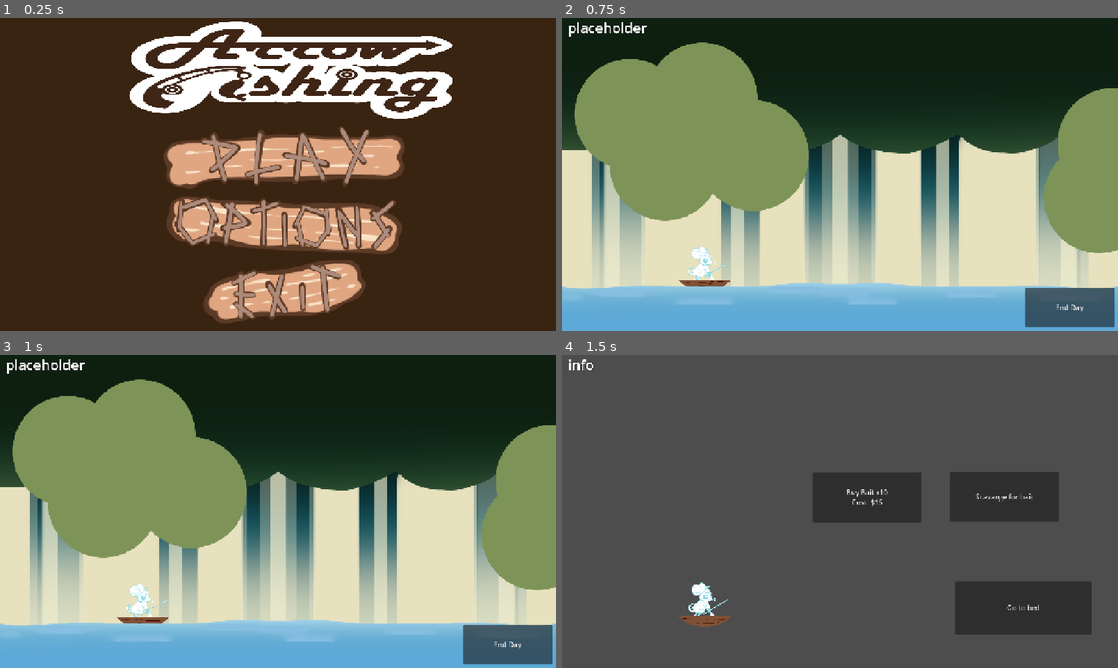
Above: before the commit, frames 1-4 (two rows, left to right).
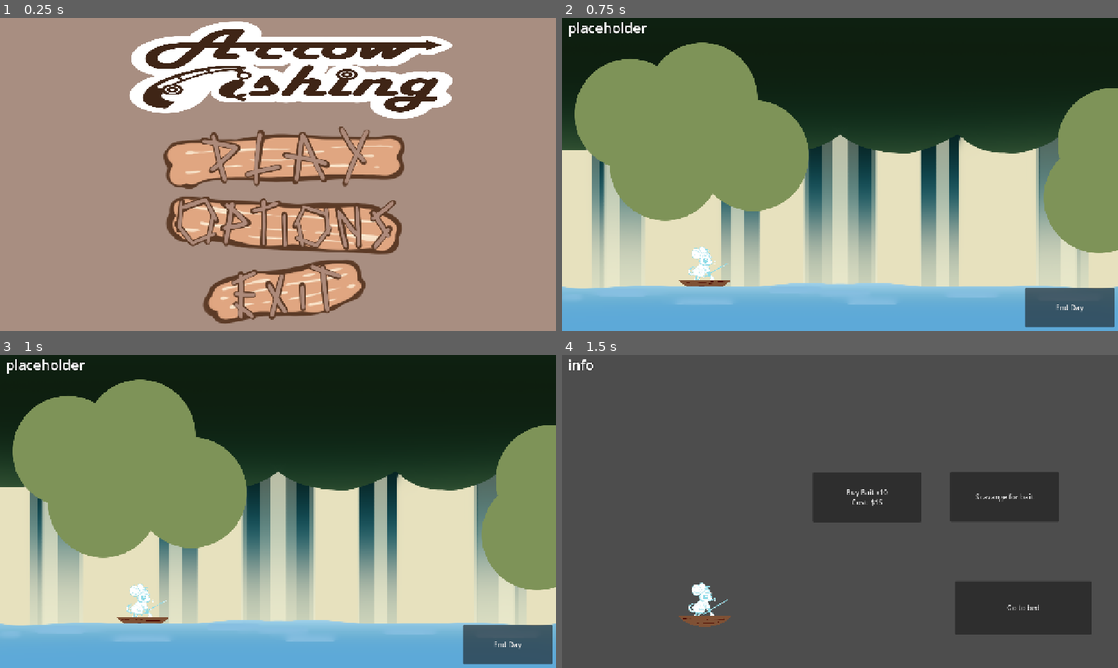
Above: after the commit, the same moments.

Repository: Meoah/Team-Awesome
Game: Godot game, scene res://scenes/default.tscn
Two runs of this game, one before a commit and one after it. Both use one fixed random seed, a clock stepped at 60 frames per second and the inputs below.
Inputs (mouse positions are in pixels of both pictures, inside the frame that each line leads up to):
- Up to frame 1 (0.25 s): no input
- Up to frame 2 (0.75 s): click (845, 158) at 0.5 s
- Up to frame 3 (1 s): no input
- Up to frame 4 (1.5 s): click "End Day" at 1.25 s

The runs differ from the first frame. In frame 1, 72% of the frame differs, in the area x 0-100%, y 0-100%; in frame 2, nothing differs; in frame 3, nothing differs; in frame 4, nothing differs.
Error in both runs: Invalid call. Nonexistent function 'get_bait_inventory' in base 'Node (PlayerData)'. (res://scripts/game/daytime_main.gd:85)

Commit message:
More inventory items

Diff:
--- a/scenes/game/main_menu.tscn
+++ b/scenes/game/main_menu.tscn
@@ -14,13 +14,14 @@
 [ext_resource type="Texture2D" uid="uid://2wer6ur45n82" path="res://assets/textures/ui/MusicVolume_Button.png" id="11_nsdtn"]
 [ext_resource type="Texture2D" uid="uid://dkyx8of0ikxer" path="res://assets/textures/ui/Fullscreen_Button.png" id="12_4oldi"]
 
-[sub_resource type="StyleBoxFlat" id="StyleBoxFlat_16onh"]
-bg_color = Color(0.22267213, 0.1360487, 0.06799795, 1)
+[sub_resource type="StyleBoxFlat" id="StyleBoxFlat_4oldi"]
+bg_color = Color(0.65882355, 0.5568628, 0.5058824, 1)
 
 [sub_resource type="StyleBoxTexture" id="StyleBoxTexture_1f7y1"]
 texture = ExtResource("6_6hh85")
 
-[sub_resource type="StyleBoxEmpty" id="StyleBoxEmpty_4oldi"]
+[sub_resource type="StyleBoxTexture" id="StyleBoxTexture_648uh"]
+expand_margin_left = 323.0
 
 [sub_resource type="StyleBoxTexture" id="StyleBoxTexture_nsdtn"]
 texture = ExtResource("8_efcww")
@@ -54,10 +55,13 @@
 anchors_preset = 15
 anchor_right = 1.0
 anchor_bottom = 1.0
-offset_top = -3.0
-grow_horizontal = 2
-grow_vertical = 2
-theme_override_styles/panel = SubResource("StyleBoxFlat_16onh")
+offset_left = -8.0
+offset_top = -1.0
+offset_right = 3.0
+offset_bottom = 9.0
+grow_horizontal = 2
+grow_vertical = 2
+theme_override_styles/panel = SubResource("StyleBoxFlat_4oldi")
 
 [node name="MainButtons" type="VBoxContainer" parent="."]
 layout_mode = 1
@@ -126,13 +130,13 @@
 anchor_top = 0.5
 anchor_right = 0.5
 anchor_bottom = 0.5
-offset_left = -272.5
+offset_left = -276.0
 offset_top = -120.0
 offset_right = 272.5
 offset_bottom = 284.0
 grow_horizontal = 2
 grow_vertical = 2
-theme_override_styles/panel = SubResource("StyleBoxEmpty_4oldi")
+theme_override_styles/panel = SubResource("StyleBoxTexture_648uh")
 
 [node name="Label" type="Label" parent="Settings"]
 layout_mode = 1
Binary file added: assets/textures/ui/inventory_UI.png
